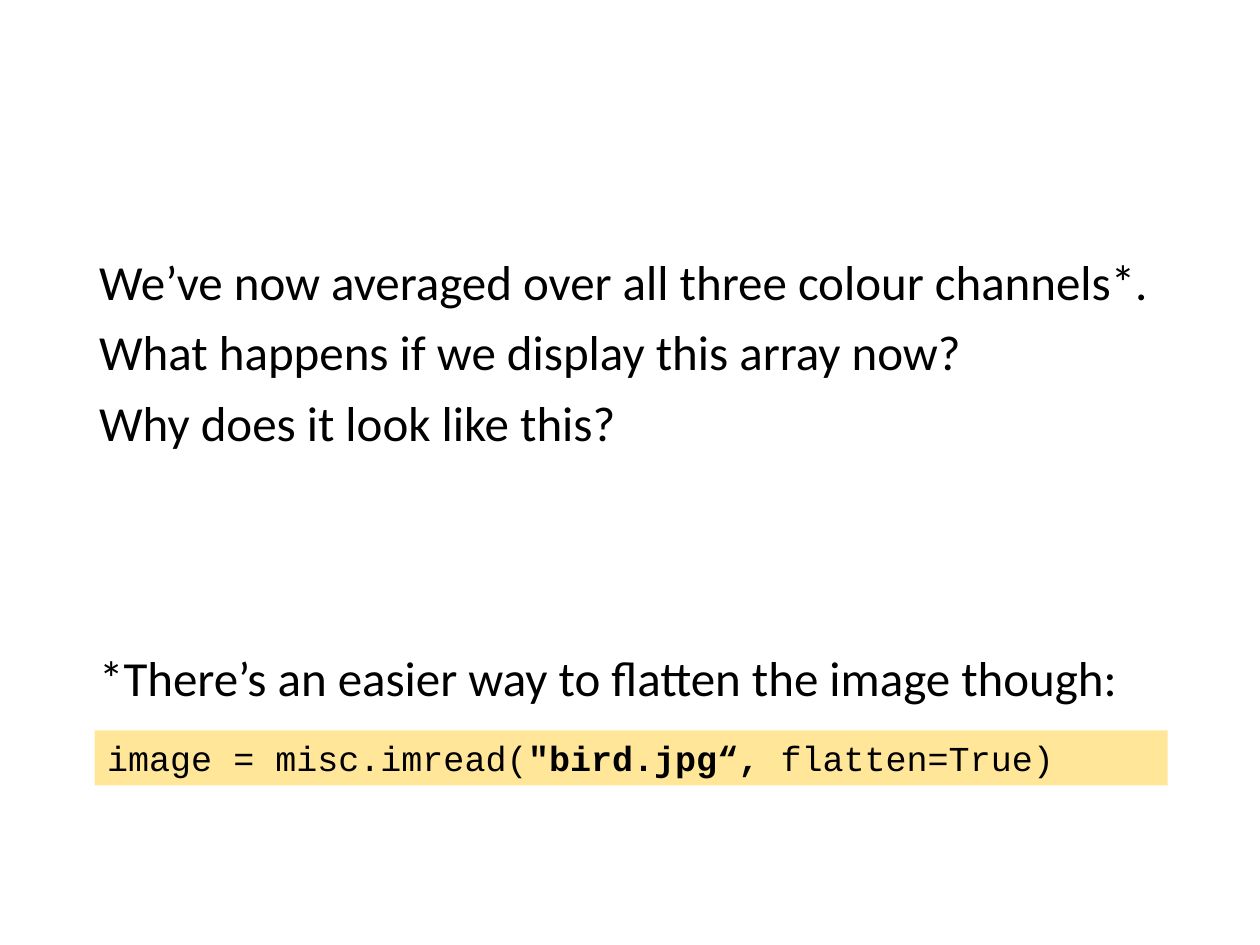
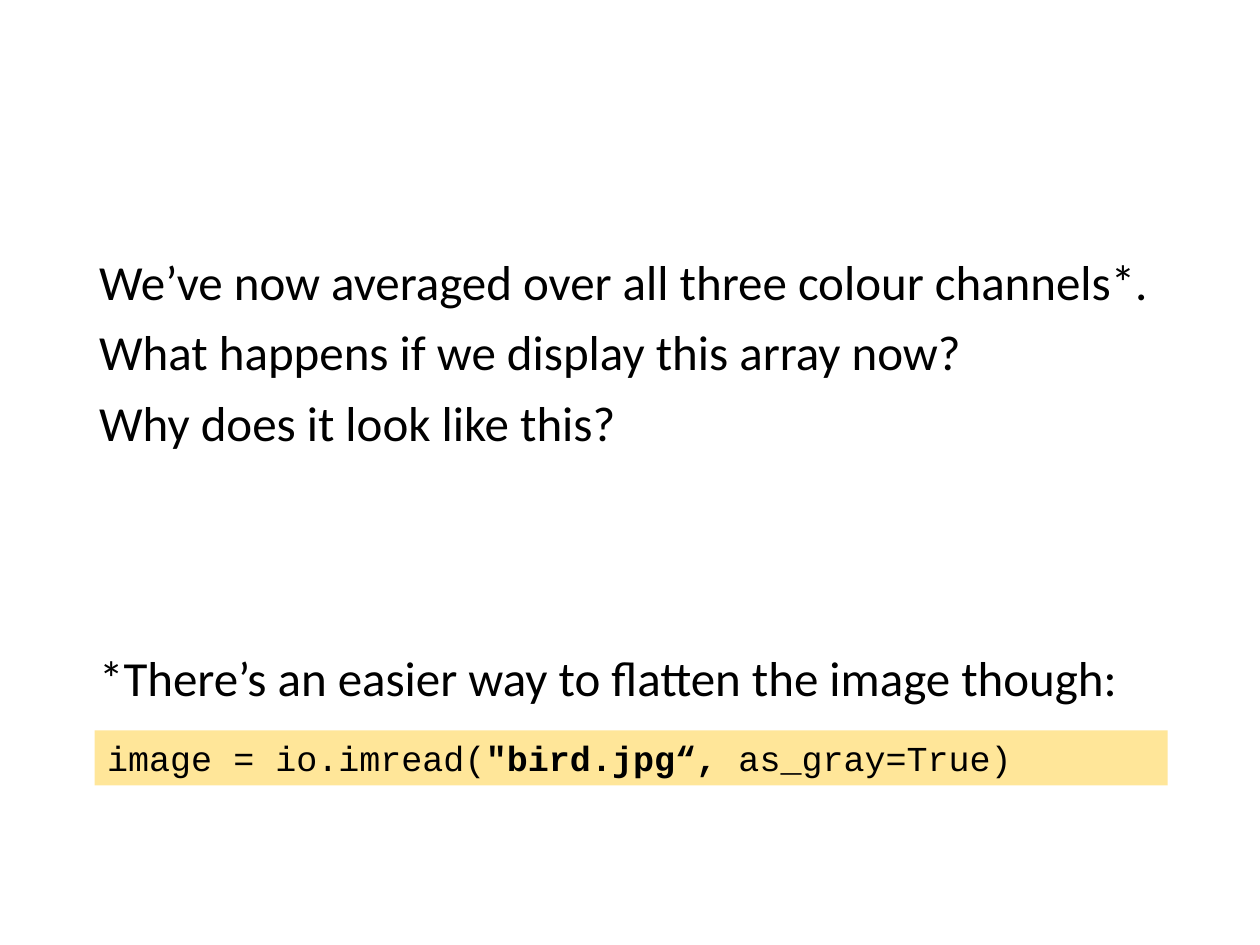
Before and after one commit to rrr-uom-projects/ManchesterBioinformaticsCourse_Student, a slide deck: slide 14 of Day2/Slides/MLowe - Image Processing in Python.pptx. Drawn at 1260x945 pixels with LibreOffice and Linux fonts; fonts in the diff are those of the drawing; background and template pictures are left out. Boxes give left, top, right and bottom in pixels: in the first picture for what was removed or moved away, otherwise in the second. Text is boxed around its words. In the diff, an @@ line names an element or a change of style, - is before the commit and + after.

Commit message:
Update Mat's slides to use skimage function rather than scipy.misc.imread

```diff
--- a/Day2/Slides/MLowe - Image Processing in Python.pptx
+++ b/Day2/Slides/MLowe - Image Processing in Python.pptx
@@ text in rectangle at bbox=[107, 746, 1011, 779]: text changed @@
-image = misc.imread("bird.jpg“, flatten=True)
+image = io.imread("bird.jpg“, as_gray=True)
```
Also in this commit, not shown: 3 other slides changed, 1 other file.
